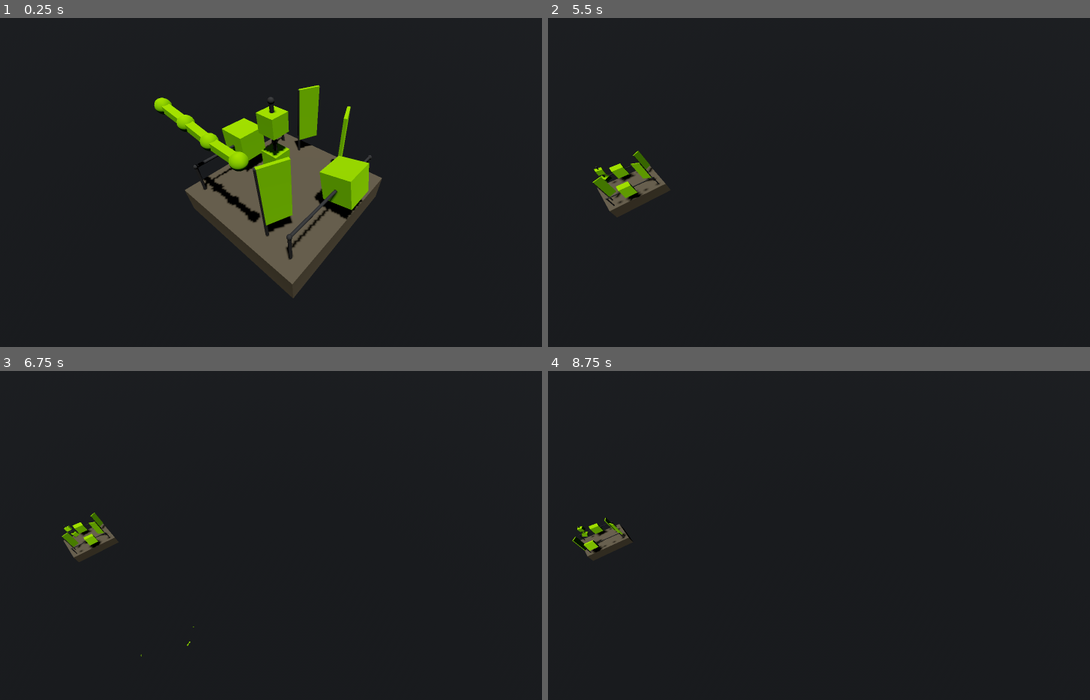
Above: before the commit, frames 1-4 (two rows, left to right).
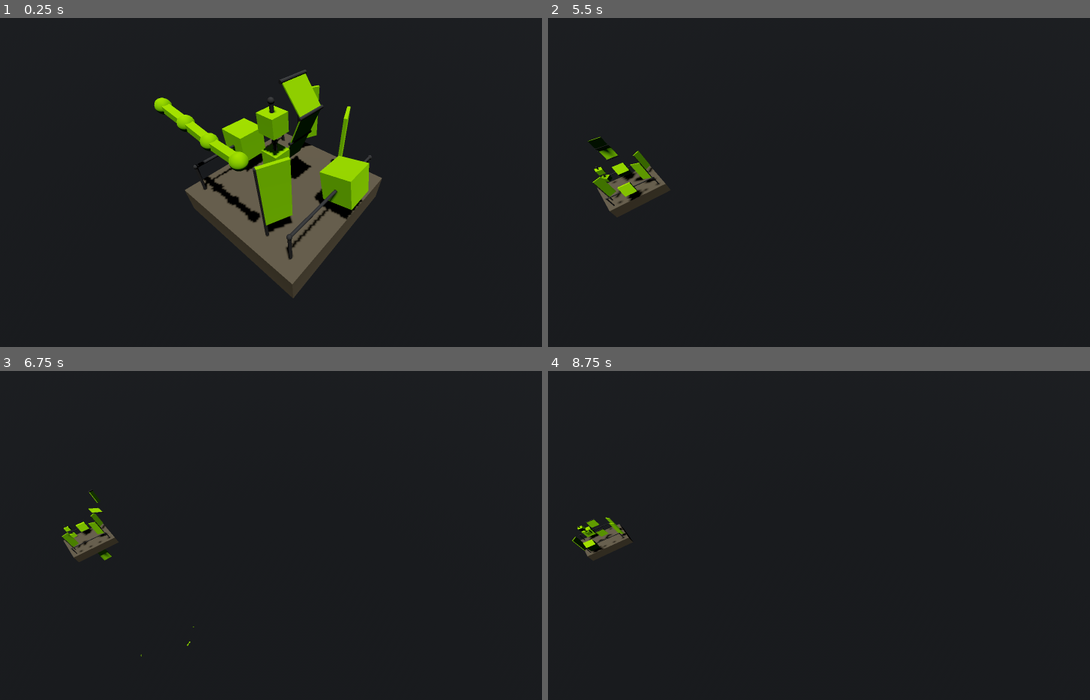
Above: after the commit, the same moments.

Repository: godot-jolt/godot-jolt
Game: Godot game, scene res://scenes/joints/joints.tscn
Two runs of this game, one before a commit and one after it. Both use one fixed random seed, a clock stepped at 60 frames per second and the inputs below. This scene is started directly instead of the project's main scene.
Inputs (mouse positions are in pixels of both pictures, inside the frame that each line leads up to):
- Up to frame 1 (0.25 s): no input
- Up to frame 2 (5.5 s): tap Enter at 0.5, 2, 3.5 s; move the mouse to (981, 169) at 0.52 s; hold D 0.53-1.28 s; hold Shift 0.53-1.28 s; click (981, 169) at 0.67 s; tap Space at 1.25, 2.75, 5 s; move the mouse to (726, 202) at 1.27 s; hold S 1.28-2.03 s; tap Alt at 1.35, 2.85, 4.35 s; move the mouse to (905, 113) at 2.02 s; hold D 2.03-2.78 s; hold Shift 2.03-2.78 s; move the mouse to (819, 254) at 2.77 s; hold W 2.78-3.53 s; click (819, 254) at 2.92 s; move the mouse to (1030, 238) at 3.52 s; hold Shift 3.53-4.28 s; hold A 3.53-5.03 s; move the mouse to (667, 136) at 4.27 s; move the mouse to (878, 185) at 5.02 s; hold S from 5.03 s (still down); hold Shift from 5.03 s (still down); click (878, 185) at 5.17 s
- Up to frame 3 (6.75 s): move the mouse to (211, 456) at 5.77 s; release S at 5.78 s; release Shift at 5.78 s; hold D 5.78-6.53 s; tap Alt at 5.85 s; move the mouse to (433, 522) at 6.52 s; hold W from 6.53 s (still down); hold Shift from 6.53 s (still down)
- Up to frame 4 (8.75 s): move the mouse to (726, 555) at 7.27 s; release W at 7.28 s; release Shift at 7.28 s; hold D 7.28-8.03 s; tap Alt at 7.35 s; click (726, 555) at 7.42 s; move the mouse to (905, 466) at 8.02 s; hold S from 8.03 s (still down); hold Shift from 8.03 s (still down)

The runs differ from the first frame. In frame 1, 1.1% of the frame differs, in the area x 51-60%, y 15-49%; in frame 2, 0.5%; in frame 3, 0.3%; in frame 4, 0.3%.

Commit message:
Added a proper hinge joint to joints example scene

Diff:
--- a/examples/scenes/joints/entities/hinge/hinge.tscn
+++ b/examples/scenes/joints/entities/hinge/hinge.tscn
@@ -1,33 +1,95 @@
 [gd_scene load_steps=5 format=3 uid="uid://dsccepf6tfu5"]
 
 [ext_resource type="Material" uid="uid://bd8s48i3httg2" path="res://scenes/common/materials/grey.tres" id="1_6hjrb"]
-[ext_resource type="Material" uid="uid://ctm5wb05otmn4" path="res://scenes/common/materials/green.tres" id="2_gj677"]
+[ext_resource type="Material" uid="uid://ctm5wb05otmn4" path="res://scenes/common/materials/green.tres" id="2_b5hp3"]
 
-[sub_resource type="PhysicsMaterial" id="PhysicsMaterial_qfekn"]
+[sub_resource type="PhysicsMaterial" id="PhysicsMaterial_0vs5y"]
 friction = 0.0
 
-[sub_resource type="BoxShape3D" id="BoxShape3D_arojx"]
-size = Vector3(0.1, 2, 0.8)
+[sub_resource type="BoxShape3D" id="BoxShape3D_ru8pf"]
+margin = 0.0
+size = Vector3(0.04, 1, 0.9)
 
-[node name="Hinge" type="RigidBody3D"]
-physics_material_override = SubResource("PhysicsMaterial_qfekn")
+[node name="Hinge" type="Node3D"]
 
-[node name="Shape_Paddle" type="CollisionShape3D" parent="."]
-transform = Transform3D(1, 0, 0, 0, 1, 0, 0, 0, 1, 0, 1.5, -0.4)
-shape = SubResource("BoxShape3D_arojx")
+[node name="Joint_Upper" type="HingeJoint3D" parent="."]
+node_a = NodePath("../Segment_Upper")
+motor/enable = true
+motor/target_velocity = 3.0
 
-[node name="Mesh_Pole" type="CSGCylinder3D" parent="."]
-transform = Transform3D(1, 0, 0, 0, 1, 0, 0, 0, 1, 0, 1.245, 0)
+[node name="Segment_Upper" type="RigidBody3D" parent="."]
+physics_material_override = SubResource("PhysicsMaterial_0vs5y")
+
+[node name="Shape" type="CollisionShape3D" parent="Segment_Upper"]
+transform = Transform3D(1, 0, 0, 0, 1, 0, 0, 0, 1, 0, -0.5, 0)
+shape = SubResource("BoxShape3D_ru8pf")
+
+[node name="Mesh_Joint" type="CSGCylinder3D" parent="Segment_Upper"]
+transform = Transform3D(1, 0, 0, 0, -4.37114e-08, 1, 0, -1, -4.37114e-08, 0, 0, 0)
 radius = 0.05
-height = 2.49
-sides = 15
+height = 1.0
+sides = 24
 material = ExtResource("1_6hjrb")
 
-[node name="Mesh_Paddle" type="CSGBox3D" parent="."]
-transform = Transform3D(1, 0, 0, 0, 1, 0, 0, 0, 1, 0, 1.5, -0.4)
-size = Vector3(0.1, 2, 0.8)
-material = ExtResource("2_gj677")
+[node name="Mesh_Segment" type="CSGBox3D" parent="Segment_Upper"]
+transform = Transform3D(1, 0, 0, 0, 1, 0, 0, 0, 1, 0, -0.5, 0)
+size = Vector3(0.04, 1, 0.9)
+material = ExtResource("2_b5hp3")
 
-[node name="Joint" type="HingeJoint3D" parent="."]
-transform = Transform3D(1, 0, 0, 0, -4.37114e-08, 1, 0, -1, -4.37114e-08, 0, 1.5, 0)
-node_a = NodePath("..")
+[node name="Joint_Middle" type="HingeJoint3D" parent="."]
+transform = Transform3D(1, 0, 0, 0, 1, 0, 0, 0, 1, 0, -1, 0)
+node_a = NodePath("../Segment_Upper")
+node_b = NodePath("../Segment_Middle")
+exclude_nodes_from_collision = false
+angular_limit/enable = true
+angular_limit/upper = 2.79253
+angular_limit/lower = -2.79253
+
+[node name="Segment_Middle" type="RigidBody3D" parent="."]
+transform = Transform3D(1, 0, 0, 0, 1, 0, 0, 0, 1, 0, -1, 0)
+physics_material_override = SubResource("PhysicsMaterial_0vs5y")
+
+[node name="Shape" type="CollisionShape3D" parent="Segment_Middle"]
+transform = Transform3D(1, 0, 0, 0, 1, 0, 0, 0, 1, 0, -0.5, 0)
+shape = SubResource("BoxShape3D_ru8pf")
+
+[node name="Mesh_Joint" type="CSGCylinder3D" parent="Segment_Middle"]
+transform = Transform3D(1, 0, 0, 0, -4.37114e-08, 1, 0, -1, -4.37114e-08, 0, 0, 0)
+radius = 0.05
+height = 1.0
+sides = 24
+material = ExtResource("1_6hjrb")
+
+[node name="Mesh_Segment" type="CSGBox3D" parent="Segment_Middle"]
+transform = Transform3D(1, 0, 0, 0, 1, 0, 0, 0, 1, 0, -0.5, 0)
+size = Vector3(0.04, 1, 0.9)
+material = ExtResource("2_b5hp3")
+
+[node name="Joint_Lower" type="HingeJoint3D" parent="."]
+transform = Transform3D(1, 0, 0, 0, 1, 0, 0, 0, 1, 0, -2, 0)
+node_a = NodePath("../Segment_Middle")
+node_b = NodePath("../Segment3")
+exclude_nodes_from_collision = false
+angular_limit/enable = true
+angular_limit/upper = 1.309
+angular_limit/lower = -1.309
+
+[node name="Segment3" type="RigidBody3D" parent="."]
+transform = Transform3D(1, 0, 0, 0, 1, 0, 0, 0, 1, 0, -2, 0)
+physics_material_override = SubResource("PhysicsMaterial_0vs5y")
+
+[node name="Shape" type="CollisionShape3D" parent="Segment3"]
+transform = Transform3D(1, 0, 0, 0, 1, 0, 0, 0, 1, 0, -0.5, 0)
+shape = SubResource("BoxShape3D_ru8pf")
+
+[node name="Mesh_Joint" type="CSGCylinder3D" parent="Segment3"]
+transform = Transform3D(1, 0, 0, 0, -4.37114e-08, 1, 0, -1, -4.37114e-08, 0, 0, 0)
+radius = 0.05
+height = 1.0
+sides = 24
+material = ExtResource("1_6hjrb")
+
+[node name="Mesh_Segment" type="CSGBox3D" parent="Segment3"]
+transform = Transform3D(1, 0, 0, 0, 1, 0, 0, 0, 1, 0, -0.5, 0)
+size = Vector3(0.04, 1, 0.9)
+material = ExtResource("2_b5hp3")
--- /dev/null
+++ b/examples/scenes/joints/entities/paddle/paddle.tscn
@@ -0,0 +1,33 @@
+[gd_scene load_steps=5 format=3 uid="uid://dwgngeeggbw4j"]
+
+[ext_resource type="Material" uid="uid://bd8s48i3httg2" path="res://scenes/common/materials/grey.tres" id="1_akppi"]
+[ext_resource type="Material" uid="uid://ctm5wb05otmn4" path="res://scenes/common/materials/green.tres" id="2_l4u3r"]
+
+[sub_resource type="PhysicsMaterial" id="PhysicsMaterial_6phst"]
+friction = 0.0
+
+[sub_resource type="BoxShape3D" id="BoxShape3D_hmsk6"]
+size = Vector3(0.1, 2, 0.8)
+
+[node name="Paddle" type="RigidBody3D"]
+physics_material_override = SubResource("PhysicsMaterial_6phst")
+
+[node name="Shape_Paddle" type="CollisionShape3D" parent="."]
+transform = Transform3D(1, 0, 0, 0, 1, 0, 0, 0, 1, 0, 1.5, -0.4)
+shape = SubResource("BoxShape3D_hmsk6")
+
+[node name="Mesh_Pole" type="CSGCylinder3D" parent="."]
+transform = Transform3D(1, 0, 0, 0, 1, 0, 0, 0, 1, 0, 1.245, 0)
+radius = 0.05
+height = 2.49
+sides = 15
+material = ExtResource("1_akppi")
+
+[node name="Mesh_Paddle" type="CSGBox3D" parent="."]
+transform = Transform3D(1, 0, 0, 0, 1, 0, 0, 0, 1, 0, 1.5, -0.4)
+size = Vector3(0.1, 2, 0.8)
+material = ExtResource("2_l4u3r")
+
+[node name="Joint" type="HingeJoint3D" parent="."]
+transform = Transform3D(1, 0, 0, 0, -4.37114e-08, 1, 0, -1, -4.37114e-08, 0, 1.5, 0)
+node_a = NodePath("..")
--- a/examples/scenes/joints/entities/pin/pin.tscn
+++ b/examples/scenes/joints/entities/pin/pin.tscn
@@ -46,6 +46,7 @@
 transform = Transform3D(1, 0, 0, 0, 1, 0, 0, 0, 1, 0, -1, 0)
 node_a = NodePath("../Box_Upper")
 node_b = NodePath("../Box_Lower")
+exclude_nodes_from_collision = false
 
 [node name="Box_Lower" type="RigidBody3D" parent="."]
 transform = Transform3D(1, 0, 0, 0, 1, 0, 0, 0, 1, 0, -1.5, 0)
--- a/examples/scenes/joints/joints.tscn
+++ b/examples/scenes/joints/joints.tscn
@@ -1,13 +1,14 @@
-[gd_scene load_steps=10 format=3 uid="uid://5bri33ngm2d6"]
+[gd_scene load_steps=11 format=3 uid="uid://b1m1383q2eri4"]
 
 [ext_resource type="Environment" uid="uid://cgl5t5rlv6o6v" path="res://scenes/common/environments/default.tres" id="1_aom0t"]
 [ext_resource type="Script" path="res://scenes/common/scripts/free_look_camera.gd" id="2_bxs0h"]
 [ext_resource type="Material" uid="uid://3dvxsth5fn3n" path="res://scenes/common/materials/brown.tres" id="3_v06p4"]
-[ext_resource type="PackedScene" uid="uid://dsccepf6tfu5" path="res://scenes/joints/entities/hinge/hinge.tscn" id="4_n7fry"]
+[ext_resource type="PackedScene" uid="uid://dwgngeeggbw4j" path="res://scenes/joints/entities/paddle/paddle.tscn" id="4_ln31s"]
 [ext_resource type="PackedScene" path="res://scenes/joints/entities/slider/slider.tscn" id="5_02ote"]
 [ext_resource type="PackedScene" path="res://scenes/joints/entities/six_dof/six_dof.tscn" id="6_rodbc"]
 [ext_resource type="PackedScene" uid="uid://cs66uv4hw1afo" path="res://scenes/joints/entities/pin/pin.tscn" id="7_mihtv"]
 [ext_resource type="PackedScene" uid="uid://bhu7se0pk7ehq" path="res://scenes/joints/entities/cone_twist/cone_twist.tscn" id="8_iy535"]
+[ext_resource type="PackedScene" uid="uid://dsccepf6tfu5" path="res://scenes/joints/entities/hinge/hinge.tscn" id="9_ro1qy"]
 
 [sub_resource type="BoxShape3D" id="BoxShape3D_7618w"]
 size = Vector3(5, 1, 5)
@@ -39,10 +40,10 @@
 size = Vector3(5, 1, 5)
 material = ExtResource("3_v06p4")
 
-[node name="Hinge1" parent="." instance=ExtResource("4_n7fry")]
+[node name="Paddle1" parent="." instance=ExtResource("4_ln31s")]
 transform = Transform3D(1, 0, 0, 0, 1, 0, 0, 0, 1, -1.9, 0.5, -1)
 
-[node name="Joint" parent="Hinge1" index="3"]
+[node name="Joint" parent="Paddle1" index="3"]
 motor/enable = true
 motor/target_velocity = -5.0
 motor/max_impulse = 0.2
@@ -50,10 +51,10 @@
 [node name="Slider" parent="." instance=ExtResource("5_02ote")]
 transform = Transform3D(1, 0, 0, 0, 1, 0, 0, 0, 1, 0, 0.5, -2)
 
-[node name="Hinge2" parent="." instance=ExtResource("4_n7fry")]
+[node name="Paddle2" parent="." instance=ExtResource("4_ln31s")]
 transform = Transform3D(1, 0, 0, 0, 1, 0, 0, 0, 1, 1.9, 0.5, -1)
 
-[node name="Joint" parent="Hinge2" index="3"]
+[node name="Joint" parent="Paddle2" index="3"]
 motor/enable = true
 motor/target_velocity = 5.0
 motor/max_impulse = 0.2
@@ -64,10 +65,10 @@
 [node name="SixDOF" parent="." instance=ExtResource("6_rodbc")]
 transform = Transform3D(1, 0, 0, 0, 1, 0, 0, 0, 1, -6.70552e-08, 0.5, 2)
 
-[node name="Hinge3" parent="." instance=ExtResource("4_n7fry")]
+[node name="Paddle3" parent="." instance=ExtResource("4_ln31s")]
 transform = Transform3D(1, 0, 0, 0, 1, 0, 0, 0, 1, -1.9, 0.5, 1)
 
-[node name="Joint" parent="Hinge3" index="3"]
+[node name="Joint" parent="Paddle3" index="3"]
 motor/enable = true
 motor/target_velocity = 5.0
 motor/max_impulse = 0.2
@@ -75,6 +76,9 @@
 [node name="Pin" parent="." instance=ExtResource("7_mihtv")]
 transform = Transform3D(1, 0, 0, 0, 1, 0, 0, 0, 1, 0.9, 4, -0.6)
 
-[editable path="Hinge1"]
-[editable path="Hinge2"]
-[editable path="Hinge3"]
+[node name="Hinge" parent="." instance=ExtResource("9_ro1qy")]
+transform = Transform3D(-4.37114e-08, 0, 1, 0, 1, 0, -1, 0, -4.37114e-08, -0.5, 4, 0)
+
+[editable path="Paddle1"]
+[editable path="Paddle2"]
+[editable path="Paddle3"]
